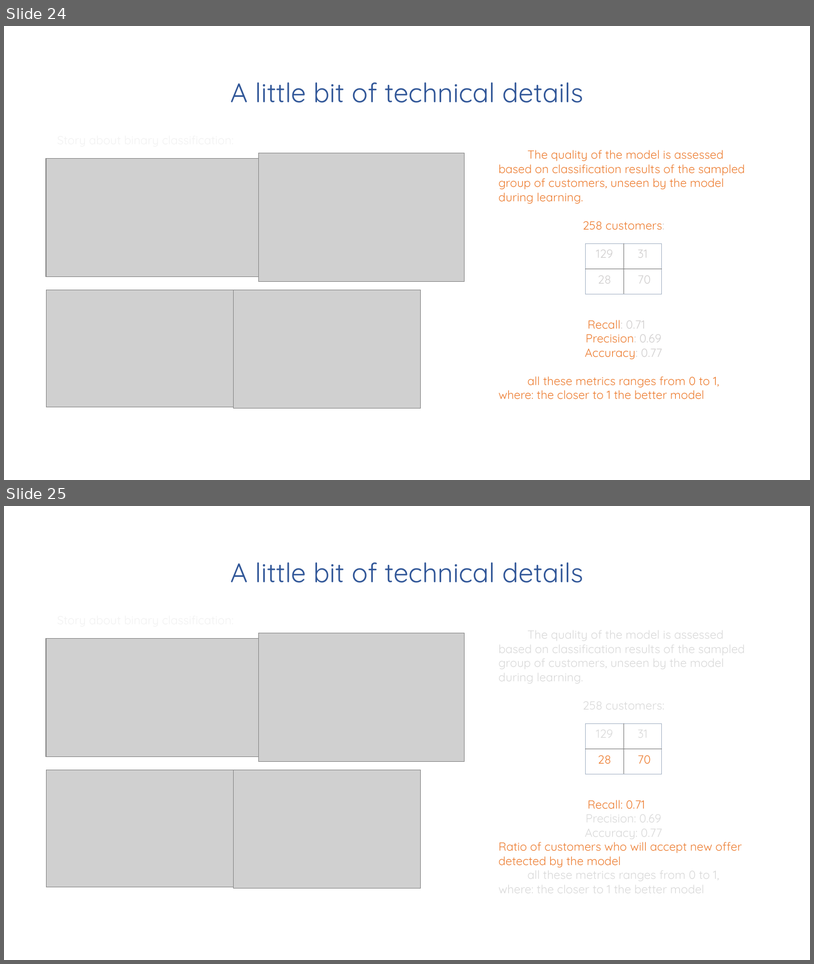
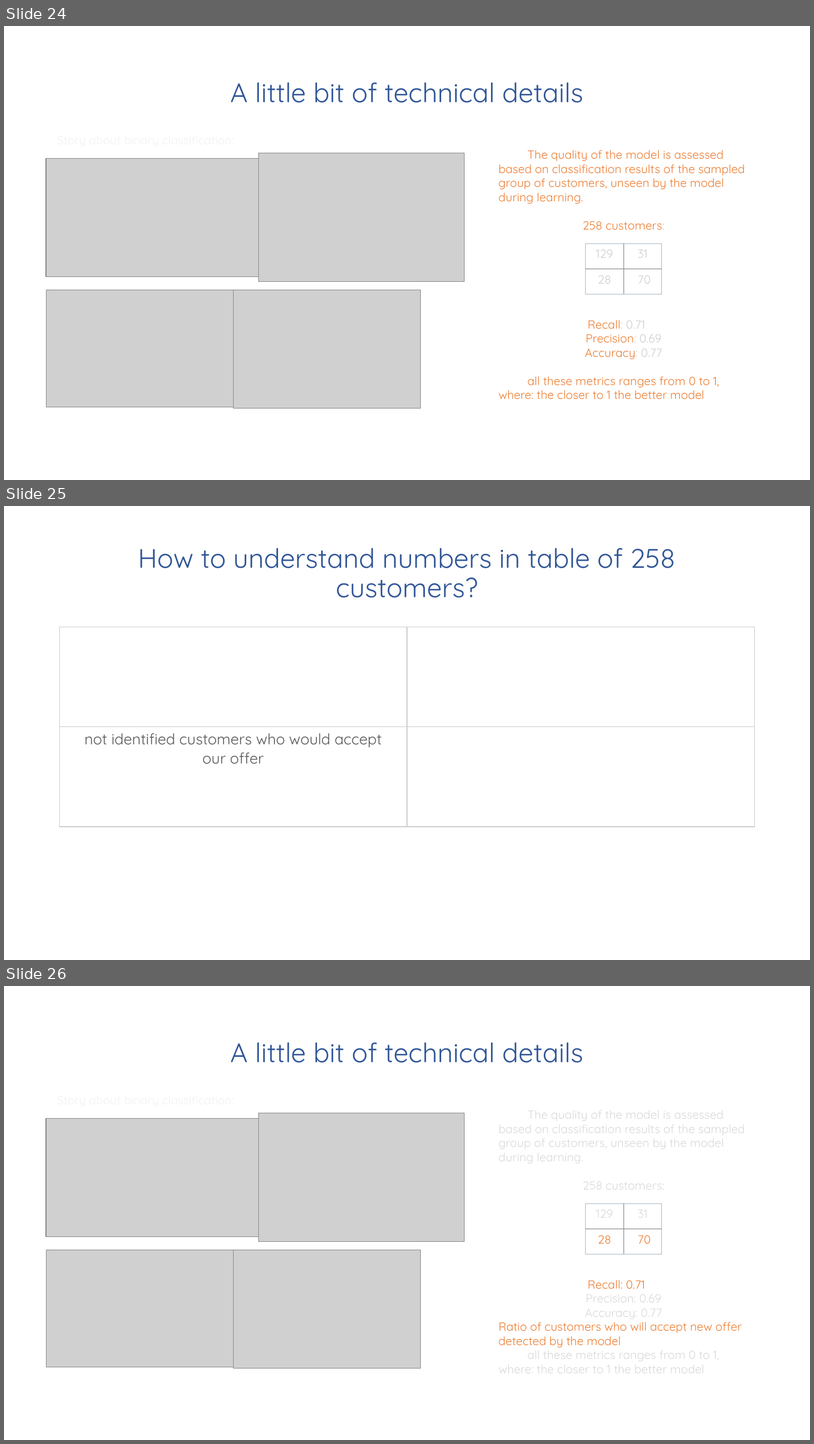
Before and after one commit to mjasieczko/new_offer_success_predictor, a slide deck: presentations/business/pnos_business_ppt.pptx. Shown one above the other, each under a label of ours: slides 24 and 25 before the commit, slides 24, 25 and 26 after it. The pictures are 814x964 and 814x1444 pixels, drawn with LibreOffice and Linux fonts; fonts in the diff are those of the drawing; grey boxes stand for pictures. Boxes give left, top, right and bottom in pixels: in the first picture for what was removed or moved away, otherwise in the second. Text is boxed around its words. In the diff, an @@ line names an element or a change of style, - is before the commit and + after.

```diff
--- a/presentations/business/pnos_business_ppt.pptx
+++ b/presentations/business/pnos_business_ppt.pptx
@@ slide 25 added at (x1=4, y1=506, x2=810, y2=960), background #FFFFFF @@
@@ title added at (x1=138, y1=548, x2=675, y2=598), 32 pt, text #2F5597 @@
+How to understand numbers in table of 258 customers?
@@ table added at (x1=60, y1=627, x2=755, y2=826), 2 rows, 2 columns @@
+ | 
+not identified customers who would accept / our offer | 
@@ what was slide 25 is now slide 26 @@
```
Also in this commit, not shown: 3 slides changed, 8 other files.
